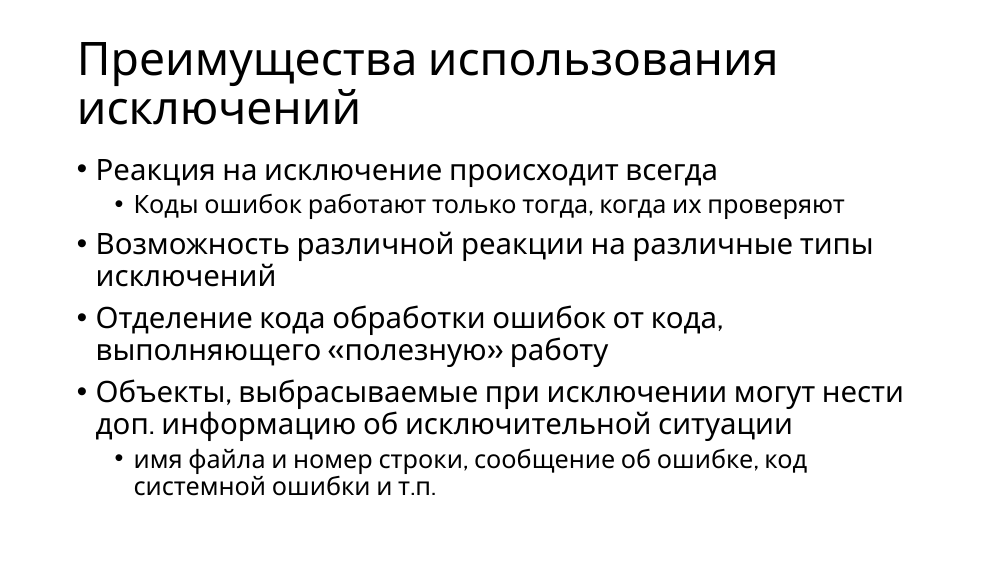
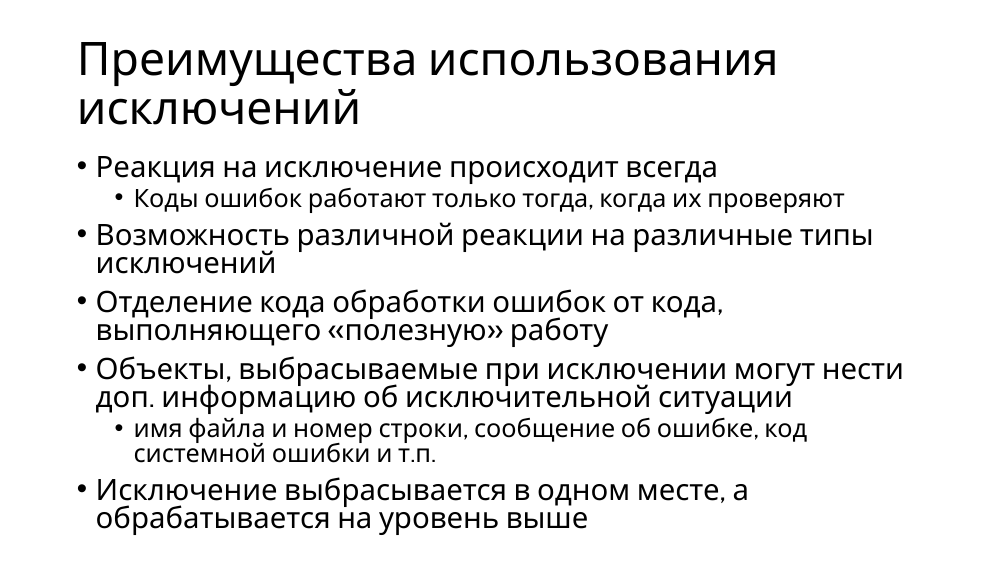
Before and after one commit to alexey-malov/oop, a slide deck: slide 29 of lectures/05/Обработка ошибок и исключительных ситуаций.pptx (slide 21 before the commit). Drawn at 1008x567 pixels with LibreOffice and Linux fonts; fonts in the diff are those of the drawing. Boxes give left, top, right and bottom in pixels: in the first picture for what was removed or moved away, otherwise in the second. Text is boxed around its words. In the diff, an @@ line names an element or a change of style, - is before the commit and + after.

```diff
--- a/lectures/05/Обработка ошибок и исключительных ситуаций.pptx
+++ b/lectures/05/Обработка ошибок и исключительных ситуаций.pptx
@@ text at [96,156,904,463]: line spacing 0.9 to 0.8 @@
@@ text at [96,477,749,529]: paragraph added @@
+• Исключение выбрасывается в одном месте, а обрабатывается на уровень выше
```
Also in this commit, not shown: 12 other slides changed, 14 slides added, 1 slide removed, 2 other files.
